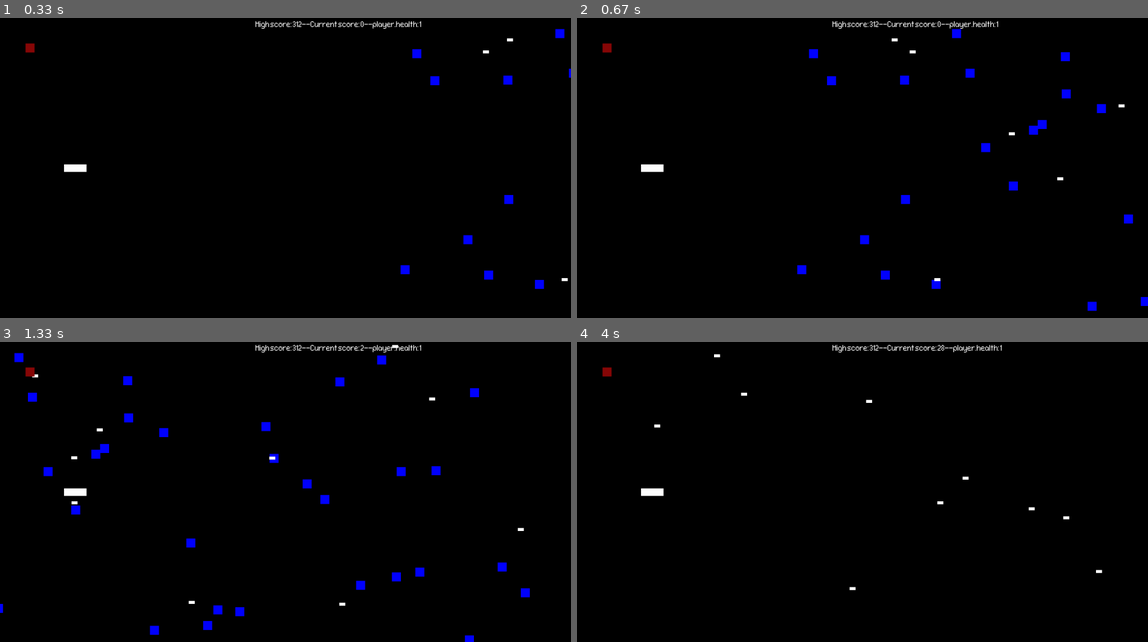
Above: before the commit, frames 1-4 (two rows, left to right).
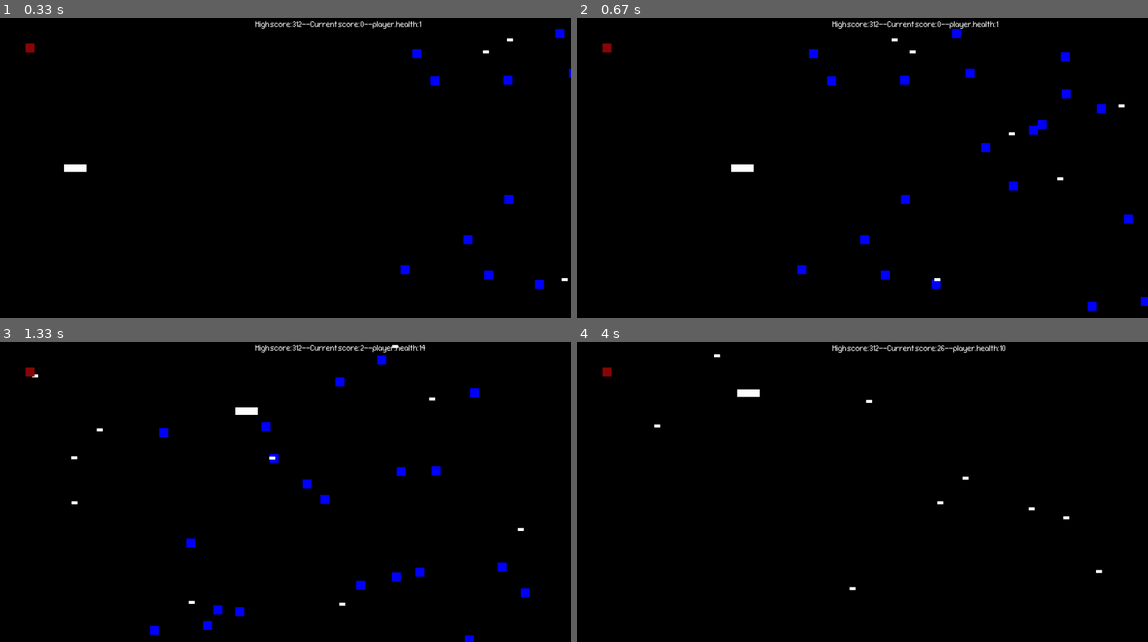
Above: after the commit, the same moments.

Repository: freshJester/pygame-prototypes
Game: pygame game, started from ver2_with_armor.py
Two runs of this game, one before a commit and one after it. Both use one fixed random seed, a clock stepped at 60 frames per second and the inputs below.
Inputs:
- Up to frame 1 (0.33 s): no input
- Up to frame 2 (0.67 s): hold D from 0.33 s (still down)
- Up to frame 3 (1.33 s): release D at 0.8 s; hold W 0.83-1.13 s; hold D from 1.17 s (still down)
- Up to frame 4 (4 s): release D at 1.63 s; hold A 1.67-2.2 s; hold S 2.23-2.53 s; hold A 2.57-2.97 s; hold W 3-3.37 s; hold D from 3.4 s (still down)

Frame 1 is identical in both runs. In frame 2, 0.2% of the frame differs, in the area x 11-31%, y 48-52%; in frame 3, 0.7%, in the area x 0-75%, y 0-91%; in frame 4, 0.5%.

Commit message:
Updated to use wasd for movement

Diff:
--- a/ver2_with_armor.py
+++ b/ver2_with_armor.py
@@ -11,10 +11,10 @@
 # Import pygame.locals for easier access to key coordinates
 # Updated to conform to flake8 and black standards
 from pygame.locals import (
-    K_UP,
-    K_DOWN,
-    K_LEFT,
-    K_RIGHT,
+    K_w,
+    K_s,
+    K_a,
+    K_d,
     K_ESCAPE,
     KEYDOWN,
     QUIT,
@@ -40,19 +40,19 @@
     # Move the sprite based on user keypresses
     def update(self, pressed_keys):
         # If "UP" key pressed and we're not above the top
-        if pressed_keys[K_UP] and self.rect.top > 0:
+        if pressed_keys[K_w] and self.rect.top > 0:
             self.rect.move_ip(0, -15)
 
         # If "DOWN" key pressed and we're not below the bottom
-        if pressed_keys[K_DOWN] and self.rect.bottom < SCREEN_HEIGHT:
+        if pressed_keys[K_s] and self.rect.bottom < SCREEN_HEIGHT:
             self.rect.move_ip(0, 15)
 
         # If "LEFT" key pressed and we're not beyond the minimum x-value
-        if pressed_keys[K_LEFT] and self.rect.left >= 0:
+        if pressed_keys[K_a] and self.rect.left >= 0:
             self.rect.move_ip(-20, 0)
 
         # If "RIGHT" key pressed and we're not beyond the maximum x-value
-        if pressed_keys[K_RIGHT] and self.rect.right < SCREEN_WIDTH:
+        if pressed_keys[K_d] and self.rect.right < SCREEN_WIDTH:
             self.rect.move_ip(15, 0)
 
 
